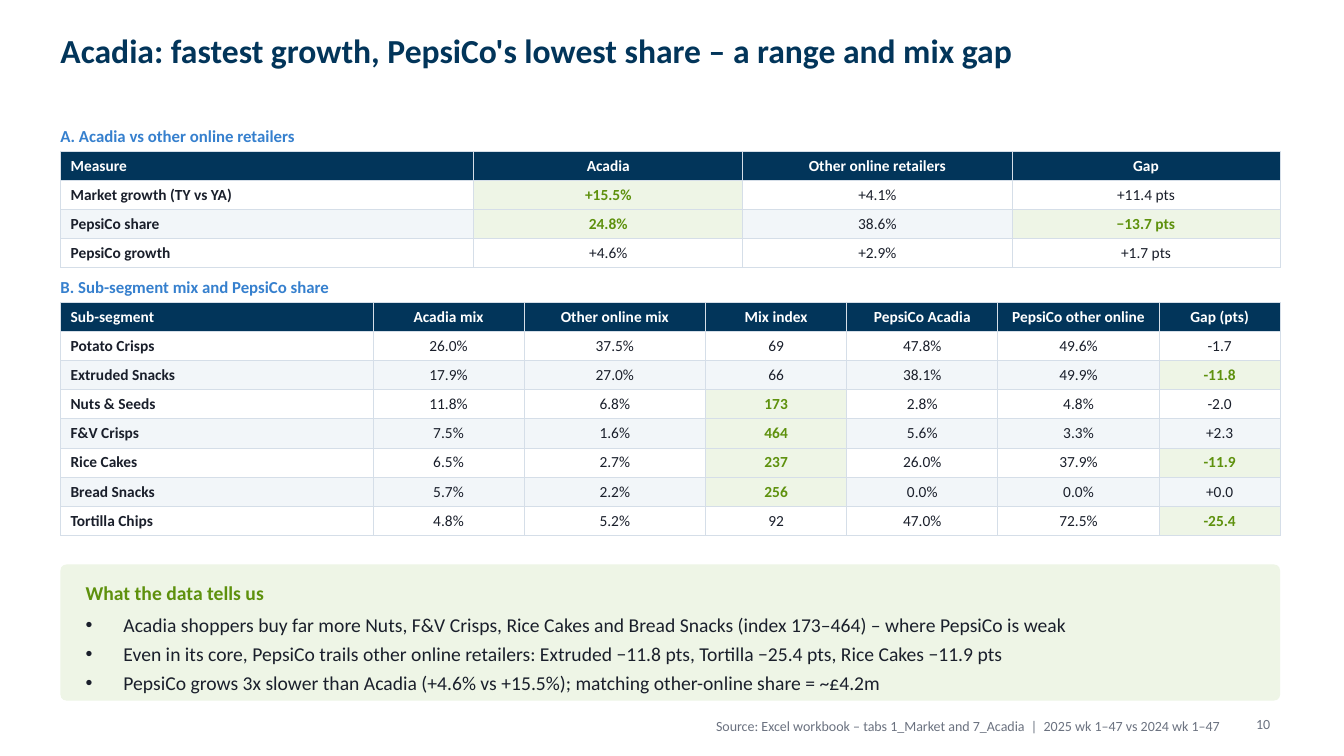
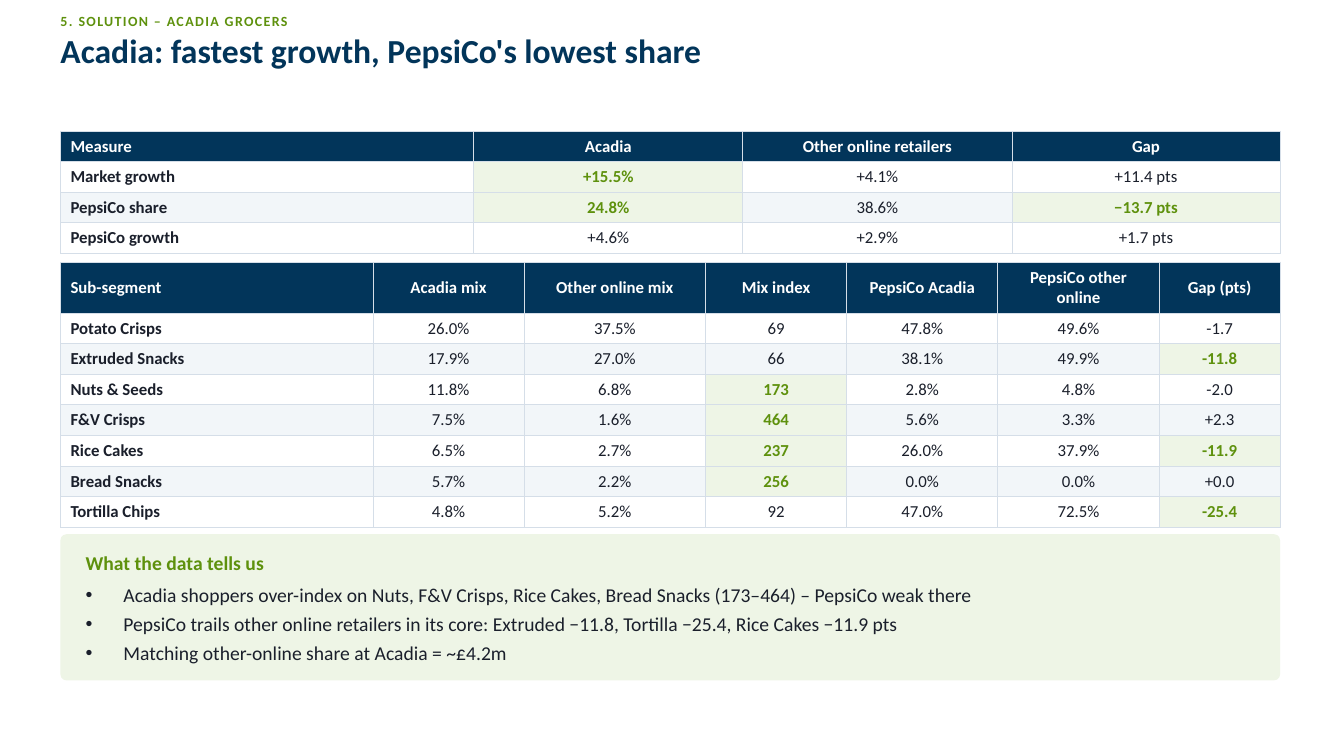
Before and after one commit to harshjunekumar/test-sample, a slide deck: slide 10 of case_study/PepsiCo_Savoury_Case_Study_Deck.pptx. Drawn at 1344x756 pixels with LibreOffice and Linux fonts; fonts in the diff are those of the drawing. Boxes give left, top, right and bottom in pixels: in the first picture for what was removed or moved away, otherwise in the second. Text is boxed around its words. In the diff, an @@ line names an element or a change of style, - is before the commit and + after.

```diff
--- a/case_study/PepsiCo_Savoury_Case_Study_Deck.pptx
+++ b/case_study/PepsiCo_Savoury_Case_Study_Deck.pptx
@@ text added at (x1=60, y1=17, x2=288, y2=26), 10 pt, text #5E910D, bold @@
+5. SOLUTION – ACADIA GROCERS
@@ title at (x1=60, y1=39, x2=701, y2=69): text changed @@
-Acadia: fastest growth, PepsiCo's lowest share – a range and mix gap
+Acadia: fastest growth, PepsiCo's lowest share
@@ table at (x1=60, y1=131, x2=1280, y2=250) @@
-row 2, column 1: Market growth (TY vs YA)
+row 2, column 1: Market growth
@@ size 11 to 12 pt @@
@@ table resized from (x1=60, y1=151, x2=1280, y2=265) to (x1=60, y1=131, x2=1280, y2=250) @@
@@ text removed at (x1=60, y1=130, x2=294, y2=142) @@
-A. Acadia vs other online retailers
@@ table at (x1=60, y1=262, x2=1280, y2=524) @@
@@ size 11 to 12 pt @@
@@ table resized from (x1=60, y1=302, x2=1280, y2=533) to (x1=60, y1=262, x2=1280, y2=524) @@
@@ text removed at (x1=60, y1=281, x2=329, y2=296) @@
-B. Sub-segment mix and PepsiCo share
@@ rounded rectangle resized from (x1=60, y1=565, x2=1280, y2=701) to (x1=60, y1=534, x2=1280, y2=681) @@
@@ rounded rectangle at (x1=60, y1=534, x2=1280, y2=681): proportions changed @@
@@ text "What the data tells us" moved from (x1=86, y1=586, x2=263, y2=600) to (x1=86, y1=556, x2=263, y2=570) @@
@@ text at (x1=123, y1=588, x2=971, y2=664): text changed @@
-• Acadia shoppers buy far more Nuts, F&V Crisps, Rice Cakes and Bread Snacks (index 173–464) – where PepsiCo is weak
-• Even in its core, PepsiCo trails other online retailers: Extruded −11.8 pts, Tortilla −25.4 pts, Rice Cakes −11.9 pts
-• PepsiCo grows 3x slower than Acadia (+4.6% vs +15.5%); matching other-online share = ~£4.2m
+• Acadia shoppers over-index on Nuts, F&V Crisps, Rice Cakes, Bread Snacks (173–464) – PepsiCo weak there
+• PepsiCo trails other online retailers in its core: Extruded −11.8, Tortilla −25.4, Rice Cakes −11.9 pts
+• Matching other-online share at Acadia = ~£4.2m
@@ text removed at (x1=716, y1=721, x2=1220, y2=733) @@
-Source: Excel workbook – tabs 1_Market and 7_Acadia | 2025 wk 1–47 vs 2024 wk 1–47
@@ page number removed at (x1=1256, y1=720, x2=1270, y2=729) @@
-10
```
Also in this commit, not shown: 5 other slides changed, 5 slides added, 5 slides removed.
